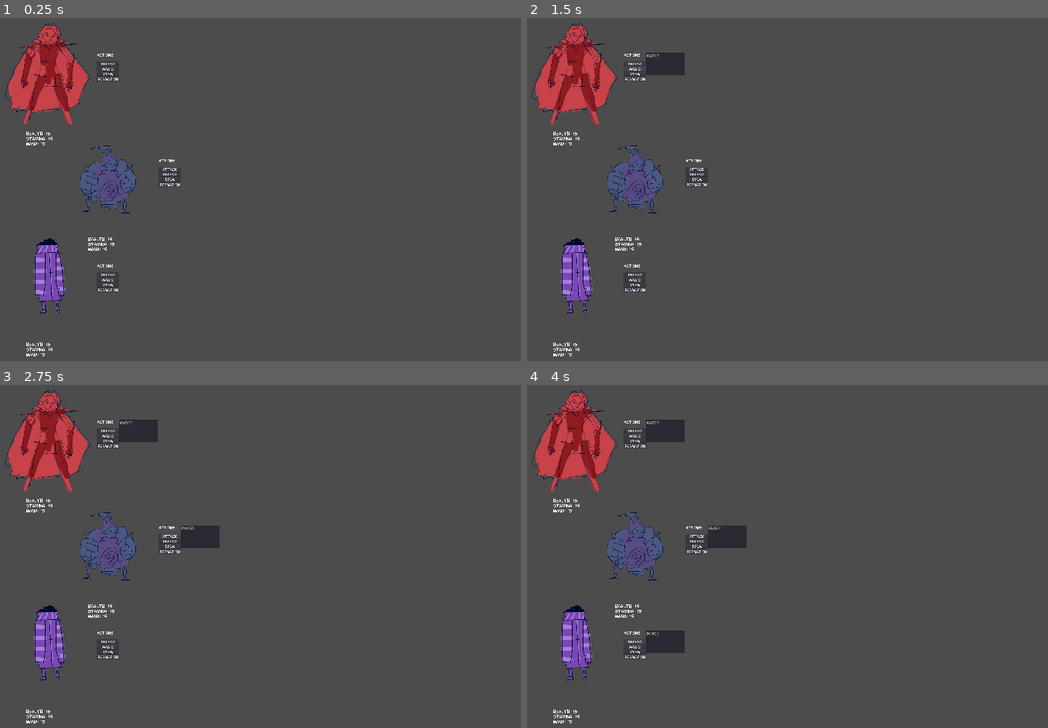
Above: before the commit, frames 1-4 (two rows, left to right).
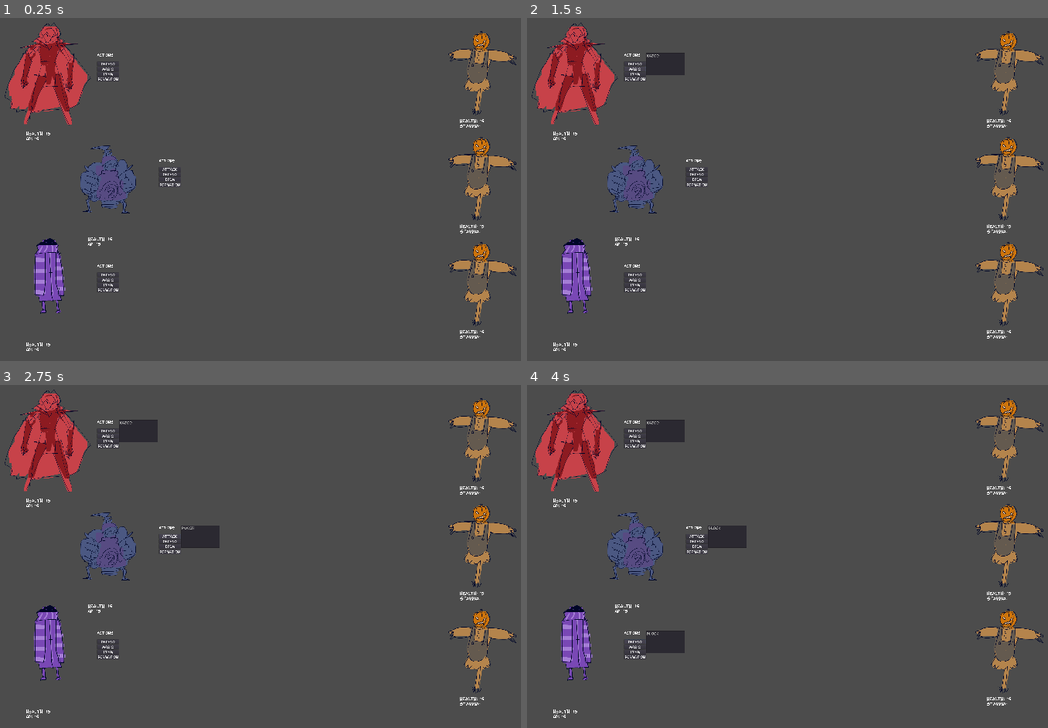
Above: after the commit, the same moments.

Repository: lumsell/highness
Game: Godot game, scene res://BattleController.tscn
Same seed, same stepped clock (60 frames per second), same inputs: the game is played once before the commit and once after it.
Inputs:
- Up to frame 1 (0.25 s): no input
- Up to frame 2 (1.5 s): click "Defend" at 0.5 s; click "Magic" at 1.25 s
- Up to frame 3 (2.75 s): click "Attack" at 2 s
- Up to frame 4 (4 s): click "Defend" at 2.75 s; click "Defend" at 3.5 s

The runs differ from the first frame. In frame 1, 2.3% of the frame differs, in the area x 5-100%, y 3-99%; in frame 2, 2.3%; in frame 3, 2.3%; in frame 4, 2.3%.

Commit message:
Worked on Action Options
Added three selectable options to the punch node and changed some of the framework of how the action nodes interact with the CharacterNode to display these options. Right now it only works for the Punch, the other two samples still aren't really at all functional. Also added the old BattleScene's attack stuff to the BattleController and finally changed Stamina and Mana to just AP.

Diff:
--- /dev/null
+++ b/FurlitzFightFarm/HeinousHighness-ProtoBattle2/BaseActionOption.gd
@@ -0,0 +1,60 @@
+extends Sprite
+
+var generic_one = preload("res://ArtAssets/option_one_generic.png")
+var generic_two = preload("res://ArtAssets/option_two_generic.png")
+var generic_three = preload("res://ArtAssets/option_three_generic.png")
+
+var option_value
+
+signal option_selected(option_value)
+
+var scale_unselected
+var scale_selected
+
+# Called when the node enters the scene tree for the first time.
+func _ready() -> void:
+
+	#be a little worried about this, might get weird with resolutions idk
+	#scale = scale * .2
+	modulate.a = .75
+
+	scale_unselected = scale
+	scale_selected = scale * 1.2
+
+func set_value(new_value):
+	option_value = new_value
+
+	match option_value:
+		1:
+			set_texture(generic_one)
+		2:
+			set_texture(generic_two)
+		3:
+			set_texture(generic_three)
+
+func get_value():
+	return option_value
+
+func select():
+	modulate.a = 1
+	scale = scale_selected
+	print("Debug note: select")
+
+func deselect():
+	modulate.a = .75
+	scale = scale_unselected
+
+
+func _on_Area2D_mouse_entered() -> void:
+	modulate.a = 1
+
+
+func _on_Area2D_mouse_exited() -> void:
+	if scale != scale_selected:
+		modulate.a = .75
+
+
+func _on_Area2D_input_event(viewport: Node, event: InputEvent, shape_idx: int) -> void:
+	if event is InputEventMouseButton and event.pressed and event.button_index == BUTTON_LEFT:
+		print("click")
+		emit_signal("option_selected", option_value)
--- /dev/null
+++ b/FurlitzFightFarm/HeinousHighness-ProtoBattle2/BaseActionOption.tscn
@@ -0,0 +1,21 @@
+[gd_scene load_steps=4 format=2]
+
+[ext_resource path="res://BaseActionOption.gd" type="Script" id=1]
+[ext_resource path="res://ArtAssets/option_one_generic.png" type="Texture" id=2]
+
+[sub_resource type="CapsuleShape2D" id=1]
+radius = 41.0947
+height = 2.88185
+
+[node name="BaseActionOption" type="Sprite"]
+texture = ExtResource( 2 )
+script = ExtResource( 1 )
+
+[node name="Area2D" type="Area2D" parent="."]
+
+[node name="CollisionShape2D" type="CollisionShape2D" parent="Area2D"]
+shape = SubResource( 1 )
+
+[connection signal="input_event" from="Area2D" to="." method="_on_Area2D_input_event"]
+[connection signal="mouse_entered" from="Area2D" to="." method="_on_Area2D_mouse_entered"]
+[connection signal="mouse_exited" from="Area2D" to="." method="_on_Area2D_mouse_exited"]
--- a/FurlitzFightFarm/HeinousHighness-ProtoBattle2/BattleController.gd
+++ b/FurlitzFightFarm/HeinousHighness-ProtoBattle2/BattleController.gd
@@ -5,6 +5,7 @@
 # var a: int = 2
 # var b: String = "text"
 var p_char_template = preload("res://PartyCharacter.tscn")
+var e_char_template = preload("res://EnemyCharacter.tscn")
 
 var party = ["cp0001", "cp0002", "cp0003"]
 var enemies = ["ce0001", "ce0002", "ce0003"]
@@ -12,8 +13,10 @@
 var frodo_image = preload("res://ArtAssets/frodo_static.png")
 var aristotle_image = preload("res://ArtAssets/aristotle_static.png")
 
+
+
 var active_character
-var active_selection
+var active_action
 var active_target
 
 var front_row
@@ -51,7 +54,7 @@
 func build_battle(party_list, enemy_list):
 	var i = 0
 	var j = 0
-	for character_id in party:
+	for character_id in party_list:
 		#var character = load("res://" + character_id + ".tscn")
 		var new_puppet = p_char_template.instance()
 		new_puppet.set_global_scale(Vector2(.2,.2))
@@ -62,17 +65,52 @@
 
 		new_puppet.reposition(j, i)
 		new_puppet.connect("move_party", self, "_on_Character_move_party")
+		new_puppet.connect("active_action", self, "_on_Character_active_action")
 
 		positions[j][i] = new_puppet
 
 		if i == 1:
 			new_puppet.set_texture(frodo_image)
+			active_character = new_puppet
 		if i == 2:
 			new_puppet.set_texture(aristotle_image)
 		print("Position array size: " + str(positions[j].size()))
 		i += 1
 		j = (j + 1) % 2
 
+
+	i = 0
+	for character_id in enemy_list:
+		var new_puppet = e_char_template.instance()
+		new_puppet.set_global_scale(Vector2(.2,.2))
+		add_child(new_puppet, true)
+
+		new_puppet.connect("enemy_targeted", self, "_on_Character_character_targeted")
+
+		#this might become a problem later, if enemies of same type are in same battle with same ID
+		new_puppet.name = character_id
+		new_puppet.set_id(character_id)
+		new_puppet.reposition(1, i)
+		i += 1
+		#new_puppet.set_texture
+
+func next_turn():
+	active_character.end_turn()
+	active_action = null
+	active_target = null
+
+
+func _on_Character_active_action(action):
+	active_action = action
+
+func _on_Character_character_targeted(target_id):
+	active_target = get_node(target_id)
+	if active_action == null:
+		print("Targeted " + target_id)
+	else:
+		active_character.perform_action(active_action)
+		active_target.apply_action(active_action)
+		next_turn()
 #Changes the party's formation when a movement action is selected
 #The Formation is tracked with the 2D array positions. The positions matrix
 	#can be passed to the movement_action's execute function, which will generate
--- a/FurlitzFightFarm/HeinousHighness-ProtoBattle2/BattleController.tscn
+++ b/FurlitzFightFarm/HeinousHighness-ProtoBattle2/BattleController.tscn
@@ -1,6 +1,10 @@
-[gd_scene load_steps=2 format=2]
+[gd_scene load_steps=3 format=2]
 
 [ext_resource path="res://BattleController.gd" type="Script" id=1]
+[ext_resource path="res://Roster.gd" type="Script" id=2]
 
 [node name="BattleController" type="Node"]
 script = ExtResource( 1 )
+
+[node name="Roster" type="Node" parent="."]
+script = ExtResource( 2 )
--- a/FurlitzFightFarm/HeinousHighness-ProtoBattle2/EnemyCharacter.gd
+++ b/FurlitzFightFarm/HeinousHighness-ProtoBattle2/EnemyCharacter.gd
@@ -4,20 +4,40 @@
 # is targetting
 signal enemy_targeted(id)
 
-var character_id: String = "ce0001"
+var local_id: String = "ce0001"
 var health = 15
-var stamina = 15
-var mana = 15
+var ap = 15
 var strength = 15
 
+var back_top = Vector2(1, 1)
+var back_mid = Vector2(1, 2.75)
+var back_low = Vector2(1, 4.5)
+
+var front_top = Vector2(2, 1)
+var front_mid = Vector2(2, 2.75)
+var front_low = Vector2(2, 4.5)
+
+var positions = [[back_top, back_mid, back_low],[front_top, front_mid, front_low]]
+
 func _ready() -> void:
-	$StatBlock.build(health, stamina, mana, strength)
+	$StatBlock.build(health, ap, strength)
+
+func set_id(new_id):
+	local_id = new_id
+
+func reposition(new_row, new_line):
+	var modifier_x = get_viewport_rect().size.x
+	var modifier_y = get_viewport_rect().size.y
+	var pos_modifier = Vector2(modifier_x, 0)
+	var res_modifier = Vector2(modifier_x / -10, modifier_y / 6)
+
+	set_position(pos_modifier + (positions[new_row][new_line] * res_modifier))
 
 # Sends the enemy_targeted signal when the character is clicked on
 func _on_Area2D_input_event(viewport: Node, event: InputEvent, shape_idx: int) -> void:
 	if event is InputEventMouseButton and event.pressed and event.button_index == BUTTON_LEFT:
 		print("click")
-		emit_signal("enemy_targeted", character_id)
+		emit_signal("enemy_targeted", local_id)
 
 func apply_action(action):
 	action.execute($StatBlock)
--- a/FurlitzFightFarm/HeinousHighness-ProtoBattle2/HBoxContainer.gd
+++ b/FurlitzFightFarm/HeinousHighness-ProtoBattle2/HBoxContainer.gd
@@ -8,7 +8,7 @@
 # Sent when the player clicks on an item in an ActionList
 # returns action_name the ID of the selected action, for now just its name
 signal action_selected(action_name)
-signal open_inventory()
+signal button_pressed(button_id)
 signal reformat(format_action)
 
 # BaseActionButton and BaseActionList are generic scene nodes with the premade
@@ -123,7 +123,7 @@
 # Brings up the corresponding AbilityList when an ActionButton is pressed
 func _on_ActionButton_selection_made(button_id):
 	print(button_id)
-
+	emit_signal("button_pressed", button_id)
 	# if there's a list currently being displayed, its removed and its selection
 	# is clread
 	if current_list != null:
@@ -137,7 +137,8 @@
 	#	current_type = (current_type + 1) % 2
 	if button_id < 0:
 		if button_id == inventory:
-			emit_signal("open_inventory")
+			pass
+			#emit_signal("open_inventory")
 		elif button_id == formation:
 			#reconfigure((row + 1) % 2)
 			current_list = formation_list
@@ -158,10 +159,10 @@
 # Sends the "action_selected" signal when the player clicks on an item from an
 # ActionList
 func _on_ActionList_item_selected(index):
-	var selected_ability = current_list.get_id_at(index)
-	selected_ability = selected_ability
-	print("From Combat Menu: " + selected_ability)
-	emit_signal("action_selected", selected_ability)
+	var selected_ability_id = current_list.get_id_at(index)
+	var selected_action = load("res://" + selected_ability_id + ".tscn").instance()
+	print("From Combat Menu: " + selected_action.get_id())
+	emit_signal("action_selected", selected_action)
 
 func _on_FormationList_item_selected(index):
 	var formation_action = formation_nodes[index]
--- a/FurlitzFightFarm/HeinousHighness-ProtoBattle2/PartyCharacter.gd
+++ b/FurlitzFightFarm/HeinousHighness-ProtoBattle2/PartyCharacter.gd
@@ -26,7 +26,7 @@
 var positions = [[back_top, back_mid, back_low],[front_top, front_mid, front_low]]
 
 #maybe don't use these might be bad
-var formation_arrows
+var action_options
 var active_action
 #var formation_arrow = preload("res://PositionArrow.tscn")
 
@@ -39,15 +39,11 @@
 var action_categories = ["Attack", "Defend", "Magic", "Skill"]
 # these String arrays are used to generate ActionLists for each ActionButton
 # old, will remove later
-var attack_array = ["Slap", "Punch", "Insult"]
-var defend_array = ["Block", "Duck", "Beg"]
-var magic_array = ["Abracadabra", "Skiddadle skidoodle", "zoot suit"]
 
 var available_actions = ["aa0001", "ad0001", "am0001"]
 
 var health = 15
-var stamina = 15
-var mana = 15
+var ap = 15
 var strength = 3
 
 var character_id
@@ -58,7 +54,7 @@
 	current_row = 0
 	current_line = 0
 
-	$StatBlock.build(health, stamina, mana, strength)
+	$StatBlock.build(health, ap, strength)
 
 	build_combat_menu(action_categories, available_actions)
 	$CombatMenu.show()
@@ -74,7 +70,6 @@
 	for action in total_action_list:
 		var action_scene = load("res://" + action + ".tscn")
 		var action_node = action_scene.instance()
-		self.add_child(action_node)
 		$CombatMenu.add_action(action_node)
 
 		print("added " + action)
@@ -95,7 +90,6 @@
 func start_turn():
 	$CombatMenu.show()
 
-#is enumerated type the best way to do this? can that go across nodes?
 func reposition(row_num, line_num):
 	#using an int as a switch makes changing simple by modular arithmetic,
 	#but type might confuse something later? idk, be careful how the var is used
@@ -115,23 +109,39 @@
 # This might be an unnecessary step
 # It's useful for now because atm, CombatMenus are generated individually by
 # the characters, but this might change depending on how we handle Action Nodes
-func _on_CombatMenu_action_selected(action_name):
-	var results = get_node(action_name).cost_check($StatBlock)
-	if(results[0]):
-		emit_signal("active_action", get_node(action_name))
-	else:
-		emit_signal("invalid_action", "Not enough " + results[1])
+func _on_CombatMenu_action_selected(action):
+		#maybe cut this and make the cost check part of create_options?
+	if active_action != null:
+		remove_child(active_action)
+
+	active_action = action
+	add_child(action)
+	active_action.connect("action_ready", self, "_on_ActiveAction_action_ready")
+	var results = action.cost_check($StatBlock)
+
+	#This is used to change the strength of an attack, and since most of the
+	#functionality is in the actions themselves it may be flexible enough to do
+	#other things if we need it to
+
+	if action_options != null:
+		for option in action_options:
+			remove_child(option)
+
+	action.create_options($StatBlock)
+	action.position.x = get_rect().size.x * 1.3
+
+func _on_ActiveAction_action_ready():
+	if active_action.cost_check($StatBlock)[0]:
+		emit_signal("active_action", active_action)
 
 func perform_action(action):
 	action.perform($StatBlock)
 	$CombatMenu.clear_selection()
+	remove_child(active_action)
+	active_action = null
 
 func _on_StatBlock_die() -> void:
 	hide()
-
-#Because the inventory is shared between the party characters, it's handled by the BattleController
-func _on_CombatMenu_open_inventory() -> void:
-	emit_signal("open_inventory")
 
 #Emits the character_targeted signal to tell the BattleController that this character is now
 #an active target of the player
@@ -145,14 +155,16 @@
 
 #it might be possible to make this more general, to use for other actions with options
 func _on_CombatMenu_reformat(format_action) -> void:
-	if formation_arrows != null:
-		for arrow in formation_arrows:
+	#TODO: get rid of action_options, change the format actions to Node2Ds and add them as children instead
+	#be carfeul about the arrows, that might get weird when it changes
+	if action_options != null:
+		for arrow in action_options:
 			remove_child(arrow)
 
-	formation_arrows = format_action.create_options(current_row, current_line)
+	action_options = format_action.create_options(current_row, current_line)
 	active_action = format_action
 
-	for arrow in formation_arrows:
+	for arrow in action_options:
 		add_child(arrow)
 		arrow.connect("direction_chosen", self, "_on_PositionArrow_direction_chosen")
 
@@ -160,7 +172,17 @@
 func _on_PositionArrow_direction_chosen(target_row, target_line):
 	emit_signal("move_party", active_action, target_row, target_line)
 
-	for arrow in formation_arrows:
+	for arrow in action_options:
 		remove_child(arrow)
 
-	formation_arrows = null
+	action_options = null
+
+
+func _on_CombatMenu_button_pressed(button_id) -> void:
+	if active_action != null:
+		remove_child(active_action)
+		active_action = null
+
+	#this part might be necessary, if the character could have a pointer to the inventory
+	if button_id == $CombatMenu.inventory:
+		emit_signal("open_inventory")
--- a/FurlitzFightFarm/HeinousHighness-ProtoBattle2/PartyCharacter.tscn
+++ b/FurlitzFightFarm/HeinousHighness-ProtoBattle2/PartyCharacter.tscn
@@ -18,7 +18,7 @@
 height = 279.536
 
 [node name="PartyCharacter" type="Sprite"]
-position = Vector2( 99.6258, 107.317 )
+position = Vector2( -1.17425, 0.167336 )
 scale = Vector2( 0.266412, 0.264645 )
 texture = ExtResource( 1 )
 script = ExtResource( 3 )
@@ -64,10 +64,9 @@
 shape = SubResource( 3 )
 
 [connection signal="action_selected" from="CombatMenu" to="." method="_on_CombatMenu_action_selected"]
-[connection signal="open_inventory" from="CombatMenu" to="." method="_on_CombatMenu_open_inventory"]
+[connection signal="button_pressed" from="CombatMenu" to="." method="_on_CombatMenu_button_pressed"]
 [connection signal="reformat" from="CombatMenu" to="." method="_on_CombatMenu_reformat"]
+[connection signal="ap_changed" from="StatBlock" to="StatDisplay" method="_on_StatBlock_ap_changed"]
 [connection signal="die" from="StatBlock" to="." method="_on_StatBlock_die"]
 [connection signal="health_changed" from="StatBlock" to="StatDisplay" method="_on_StatBlock_health_changed"]
-[connection signal="mana_changed" from="StatBlock" to="StatDisplay" method="_on_StatBlock_mana_changed"]
-[connection signal="stamina_changed" from="StatBlock" to="StatDisplay" method="_on_StatBlock_stamina_changed"]
 [connection signal="input_event" from="Area2D" to="." method="_on_Area2D_input_event"]
--- /dev/null
+++ b/FurlitzFightFarm/HeinousHighness-ProtoBattle2/Roster.gd
@@ -0,0 +1,21 @@
+extends Node
+
+
+var roster_array
+var next_index
+
+
+# Called when the node enters the scene tree for the first time.
+func _ready() -> void:
+	pass # Replace with function body.
+
+
+
+func next_character():
+	next_index = (next_index + 1) % roster_array.length
+	return roster_array.next_index()
+
+
+# Called every frame. 'delta' is the elapsed time since the previous frame.
+#func _process(delta: float) -> void:
+#	pass
--- a/FurlitzFightFarm/HeinousHighness-ProtoBattle2/StatBlock.gd
+++ b/FurlitzFightFarm/HeinousHighness-ProtoBattle2/StatBlock.gd
@@ -3,31 +3,31 @@
 signal die
 
 signal health_changed(new_health)
-signal stamina_changed(new_stamina)
-signal mana_changed(new_mana)
+signal ap_changed(new_ap)
 
 var health
-var stamina
-var mana
-
+var ap
 var strength
 
 var h_min
 var h_max
 
+var ap_min
+var ap_max
+
 func _ready() -> void:
 	pass
 
-func build(in_health, in_stamina, in_mana, in_strength):
+func build(in_health, in_ap, in_strength):
 	h_max = in_health
 	set_health(in_health)
-	set_stamina(in_stamina)
-	set_mana(in_mana)
+	ap_max = in_ap
+	set_ap(in_ap)
 	set_strength(in_strength)
 
 
 func set_health(new_health):
-	health = new_health
+	health = min(new_health, h_max)
 	if health <= 0:
 		emit_signal("die")
 	emit_signal("health_changed", health)
@@ -35,19 +35,12 @@
 func get_health():
 	return health
 
-func set_stamina(new_stamina):
-	stamina = new_stamina
-	emit_signal("stamina_changed", stamina)
+func set_ap(new_ap):
+	ap = min(new_ap, ap_max)
+	emit_signal("ap_changed", ap)
 
-func get_stamina():
-	return stamina
-
-func set_mana(new_mana):
-	mana = new_mana
-	emit_signal("mana_changed", new_mana)
-
-func get_mana():
-	return mana
+func get_ap():
+	return ap
 
 func set_strength(new_strength):
 	strength = new_strength
--- a/FurlitzFightFarm/HeinousHighness-ProtoBattle2/StatDisplay.gd
+++ b/FurlitzFightFarm/HeinousHighness-ProtoBattle2/StatDisplay.gd
@@ -3,8 +3,5 @@
 func _on_StatBlock_health_changed(new_health) -> void:
 	$HealthLabel.text = "Health: " + str(new_health)
 
-func _on_StatBlock_mana_changed(new_mana) -> void:
-	$ManaLabel.text = "Mana: " + str(new_mana)
-
-func _on_StatBlock_stamina_changed(new_stamina) -> void:
-	$StamLabel.text = "Stamina: " + str(new_stamina)
+func _on_StatBlock_ap_changed(new_stamina) -> void:
+	$StamLabel.text = "AP: " + str(new_stamina)
--- a/FurlitzFightFarm/HeinousHighness-ProtoBattle2/StatDisplay.tscn
+++ b/FurlitzFightFarm/HeinousHighness-ProtoBattle2/StatDisplay.tscn
@@ -1,8 +1,7 @@
-[gd_scene load_steps=5 format=2]
+[gd_scene load_steps=4 format=2]
 
 [ext_resource path="res://Fonts/ltromatic.ttf" type="DynamicFontData" id=1]
 [ext_resource path="res://StatDisplay.gd" type="Script" id=2]
-[ext_resource path="res://HealthLabel.gd" type="Script" id=3]
 
 [sub_resource type="DynamicFont" id=1]
 size = 32
@@ -21,7 +20,6 @@
 margin_bottom = 38.0
 custom_fonts/font = SubResource( 1 )
 text = "Health:"
-script = ExtResource( 3 )
 
 [node name="StamLabel" type="Label" parent="."]
 margin_top = 42.0
@@ -29,10 +27,3 @@
 margin_bottom = 80.0
 custom_fonts/font = SubResource( 1 )
 text = "Stamina:"
-
-[node name="ManaLabel" type="Label" parent="."]
-margin_top = 84.0
-margin_right = 168.0
-margin_bottom = 122.0
-custom_fonts/font = SubResource( 1 )
-text = "Mana:"
--- a/FurlitzFightFarm/HeinousHighness-ProtoBattle2/aa0001.gd
+++ b/FurlitzFightFarm/HeinousHighness-ProtoBattle2/aa0001.gd
@@ -1,21 +1,23 @@
-extends Node
+extends Node2D
 
 
-
+signal action_ready()
 
 var local_id: String = "aa0001"
 var local_name: String = "Punch"
 
-var base_damage = 1
+#var base_damage = 1
 var damage
 
 var row_limit = 1 #only usable in the front row
 
 var cost = 4
 
+var selected_option
+
 # Called when the node enters the scene tree for the first time.
 func _ready() -> void:
-	print("Punch node turned on")
+	damage = 0
 
 func get_id() -> String:
 	return local_id
@@ -26,19 +28,40 @@
 func get_row_limit():
 	return row_limit
 
-#this might not work check later
+func create_options(user_stats):
+	#damage = base_damage
+
+	$OptionOne.set_value(1)
+	$OptionTwo.set_value(2)
+	$OptionThree.set_value(3)
+
+	selected_option = $OptionOne
+	$OptionOne.select()
+	emit_signal("action_ready")
+
+#this might not be necessary, try to fold into the create_option function
 func cost_check(user_stats):
-	var results = [true, "Stamina"]
-	if user_stats.get_stamina() < cost:
+	var results = [true, "AP"]
+	if user_stats.get_ap() < cost:
 		results[0] = false
 	return results
 
 func perform(user_stats):
-	user_stats.set_stamina(user_stats.get_stamina() - cost)
-	damage = base_damage + user_stats.get_strength()
+	user_stats.set_ap(user_stats.get_ap() - cost - selected_option.get_value())
+	damage = user_stats.get_strength()
 
 func execute(target_stats):
-	target_stats.set_health(target_stats.get_health() - damage)
-# Called every frame. 'delta' is the elapsed time since the previous frame.
-#func _process(delta: float) -> void:
-#	pass
+	target_stats.set_health(target_stats.get_health() - (damage + selected_option.get_value()))
+
+func _on_Option_option_selected(option_value) -> void:
+	selected_option.deselect()
+	match option_value:
+		1:
+			selected_option = $OptionOne
+		2:
+			selected_option = $OptionTwo
+		3:
+			selected_option = $OptionThree
+	selected_option.select()
+
+	emit_signal("action_ready")
--- a/FurlitzFightFarm/HeinousHighness-ProtoBattle2/aa0001.tscn
+++ b/FurlitzFightFarm/HeinousHighness-ProtoBattle2/aa0001.tscn
@@ -1,6 +1,21 @@
-[gd_scene load_steps=2 format=2]
+[gd_scene load_steps=3 format=2]
 
 [ext_resource path="res://aa0001.gd" type="Script" id=1]
+[ext_resource path="res://BaseActionOption.tscn" type="PackedScene" id=2]
 
-[node name="aa0001" type="Node"]
+[node name="aa0001" type="Node2D"]
+position = Vector2( 1.39743, 0.937286 )
 script = ExtResource( 1 )
+
+[node name="OptionOne" parent="." instance=ExtResource( 2 )]
+position = Vector2( -0.943878, -125.535 )
+
+[node name="OptionTwo" parent="." instance=ExtResource( 2 )]
+position = Vector2( -2.00331, 1.0048 )
+
+[node name="OptionThree" parent="." instance=ExtResource( 2 )]
+position = Vector2( -0.506546, 129.31 )
+
+[connection signal="option_selected" from="OptionOne" to="." method="_on_Option_option_selected"]
+[connection signal="option_selected" from="OptionTwo" to="." method="_on_Option_option_selected"]
+[connection signal="option_selected" from="OptionThree" to="." method="_on_Option_option_selected"]
--- a/FurlitzFightFarm/HeinousHighness-ProtoBattle2/ad0001.gd
+++ b/FurlitzFightFarm/HeinousHighness-ProtoBattle2/ad0001.gd
@@ -25,7 +25,7 @@
 
 func cost_check(user_stats):
 	var results = [false, "Stamina"]
-	if user_stats.get_stamina() >= cost:
+	if user_stats.get_ap() >= cost:
 		results[0] = true
 	return results
 
--- a/FurlitzFightFarm/HeinousHighness-ProtoBattle2/am0001.gd
+++ b/FurlitzFightFarm/HeinousHighness-ProtoBattle2/am0001.gd
@@ -24,8 +24,8 @@
 	return local_name
 
 func cost_check(user_stats):
-	var results = [false, "Mana"]
-	if user_stats.get_mana() >= cost:
+	var results = [false, "AP"]
+	if user_stats.get_ap() >= cost:
 		results[0] = true
 	return results
 
--- a/FurlitzFightFarm/HeinousHighness-ProtoBattle2/ax0001.gd
+++ b/FurlitzFightFarm/HeinousHighness-ProtoBattle2/ax0001.gd
@@ -30,8 +30,8 @@
 
 #this might not work check later
 func cost_check(user_stats):
-	var results = [true, "Stamina"]
-	if user_stats.get_stamina() < cost:
+	var results = [true, "AP"]
+	if user_stats.get_ap() < cost:
 		results[0] = false
 	return results
 
@@ -51,7 +51,7 @@
 
 
 func perform(user_stats):
-	user_stats.set_stamina(user_stats.get_stamina() - cost)
+	user_stats.set_ap(user_stats.get_ap() - cost)
 
 func execute(position_matrix, target_row, target_line):
 	print("Executing: " + local_name)
--- a/FurlitzFightFarm/HeinousHighness-ProtoBattle2/ax0002.gd
+++ b/FurlitzFightFarm/HeinousHighness-ProtoBattle2/ax0002.gd
@@ -26,8 +26,8 @@
 
 #this might not work check later
 func cost_check(user_stats):
-	var results = [true, "Stamina"]
-	if user_stats.get_stamina() < cost:
+	var results = [true, "AP"]
+	if user_stats.get_ap() < cost:
 		results[0] = false
 	return results
 
@@ -55,7 +55,7 @@
 	return [arrow_one, arrow_two]
 
 func perform(user_stats):
-	user_stats.set_stamina(user_stats.get_stamina() - cost)
+	user_stats.set_ap(user_stats.get_ap() - cost)
 
 func execute(position_matrix, target_row, target_line):
 	print("Executing: " + local_name)
--- a/FurlitzFightFarm/HeinousHighness-ProtoBattle2/ax0003.gd
+++ b/FurlitzFightFarm/HeinousHighness-ProtoBattle2/ax0003.gd
@@ -30,8 +30,8 @@
 
 #this might not work check later
 func cost_check(user_stats):
-	var results = [true, "Stamina"]
-	if user_stats.get_stamina() < cost:
+	var results = [true, "AP"]
+	if user_stats.get_ap() < cost:
 		results[0] = false
 	return results
 
@@ -60,7 +60,7 @@
 	return[arrow_one, arrow_two]
 
 func perform(user_stats):
-	user_stats.set_stamina(user_stats.get_stamina() - cost)
+	user_stats.set_ap(user_stats.get_ap() - cost)
 
 func execute(position_matrix, target_row, target_line):
 	print("Executing: " + local_name)
Binary file added: FurlitzFightFarm/HeinousHighness-ProtoBattle2/ArtAssets/option_one_generic.png
Not shown, added: FurlitzFightFarm/HeinousHighness-ProtoBattle2/ArtAssets/option_one_generic.png.import
Binary file added: FurlitzFightFarm/HeinousHighness-ProtoBattle2/ArtAssets/option_three_generic.png
Not shown, added: FurlitzFightFarm/HeinousHighness-ProtoBattle2/ArtAssets/option_three_generic.png.import
Binary file added: FurlitzFightFarm/HeinousHighness-ProtoBattle2/ArtAssets/option_two_generic.png
Not shown, added: FurlitzFightFarm/HeinousHighness-ProtoBattle2/ArtAssets/option_two_generic.png.import
